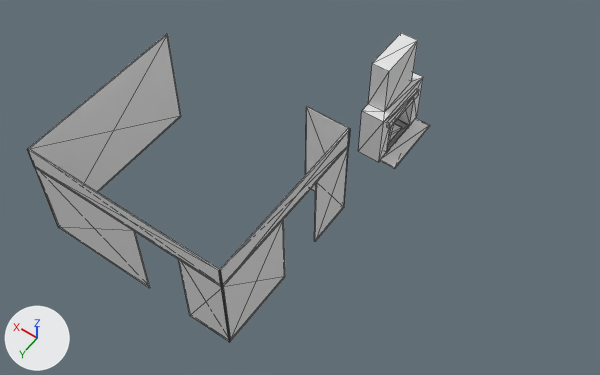
What one commit did to the glTF model game/assets/models/interior/maud_bakehouse/maud_bakehouse_masonry.glb.
Before and after are seen from a camera (50 mm lens) standing at (-5.92, 5.78, 15.65) and looking at (0.69, -3.48, 1.1). Arrows for +X, +Y and +Z are at lower left; the lights stay in place. The older version comes first. Mesh edges are drawn as thin lines. Vertices at exactly the same position are counted once.

The first picture shows 'embers', 'masonry'.
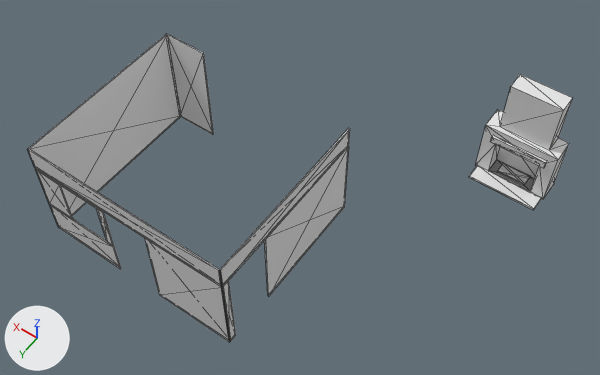
What changed in the scene script:
```text
Change me_masonry:
    used by ob_masonry; location = (0.0, 0.0, 0.0)
    remove me_masonry.from_pydata(...)  # 95 vertices, 176 faces; spans x -0.34..5.04, y -7.74..0.0, z 0.0..2.75
    add me_masonry.from_pydata(...)  # 109 vertices, 212 faces; spans x -3.68..5.04, y -7.82..0.0, z 0.0..2.75
    me_masonry part 1: the loose piece of 8 vertices spanning x -0.34..0.08, y -7.69..-5.99, z 0.0..0.05 is turned -90 degrees about the z axis through its middle, then moved by (-2.65, -0.17, 0.0)
    me_masonry part 2: the loose piece of 8 vertices spanning x 0.03..0.1, y -7.52..-6.16, z 1.05..1.24 is turned -90 degrees about the z axis through its middle, then moved by (-2.84, -0.37, 0.0)
    me_masonry part 3: a new loose piece of 28 vertices spanning x -3.68..-1.88, y -7.82..-7.22, z 0.0..2.74
    me_masonry part 4: the loose piece of 30 vertices spanning x 0.08..0.68, y -7.74..-5.94, z 0.0..2.74 is deleted
    me_masonry part 5
    8 vertices are removed from x 0.0..2.24, y -4.3..0.0, z 0.0..2.75
    24 faces are deleted
    8 vertices in x 0.0..0.03, y -3.11..-1.96, z 0.0..2.18 move by (0.0, 1.76, 0.0)
    6 vertices in x 1.09..2.24, y -0.03..0.0, z 0.0..2.18 move by (0.86, 0.0, 0.0)
    24 vertices are added at x 3.1..5.04, y -4.3..0.0, z 0.0..2.75
    60 new faces join them
Change me_embers:
    used by ob_embers; location = (0.0, 0.0, 0.0)
    remove me_embers.from_pydata(...)  # 8 vertices, 12 faces; spans x 0.18..0.48, y -7.2..-6.48, z 0.05..0.085
    add me_embers.from_pydata(...)  # 8 vertices, 12 faces; spans x -3.14..-2.42, y -7.62..-7.32, z 0.05..0.085
    me_embers part 6: the whole mesh is turned -90 degrees about the z axis through its middle, then moved by (-3.11, -0.63, 0.0)
```

Where the change shows, as pixel boxes (x1, y1, x2, y2) in the pictures (600 x 375 px; the box of a moved part takes in the faces that stretch with it):
'masonry', reshaped (35% wider)
    before: (27, 33, 430, 342)
    after: (27, 34, 573, 342)
'embers', moved, turned
    before: (388, 123, 403, 144)
    after: (498, 163, 530, 185)
part 1 of me_masonry, moved or reshaped
    before: (380, 118, 430, 168)
    after: (469, 165, 542, 210)
part 2 of me_masonry, moved or reshaped
    before: (387, 89, 419, 128)
    after: (490, 135, 547, 168)
part 3 of me_masonry, added
    after: (475, 74, 573, 199)
part 4 of me_masonry, deleted
    before: (358, 33, 423, 162)
part 5 of me_masonry, reshaped
    before: (35, 106, 350, 341)
    after: (34, 34, 349, 342)
